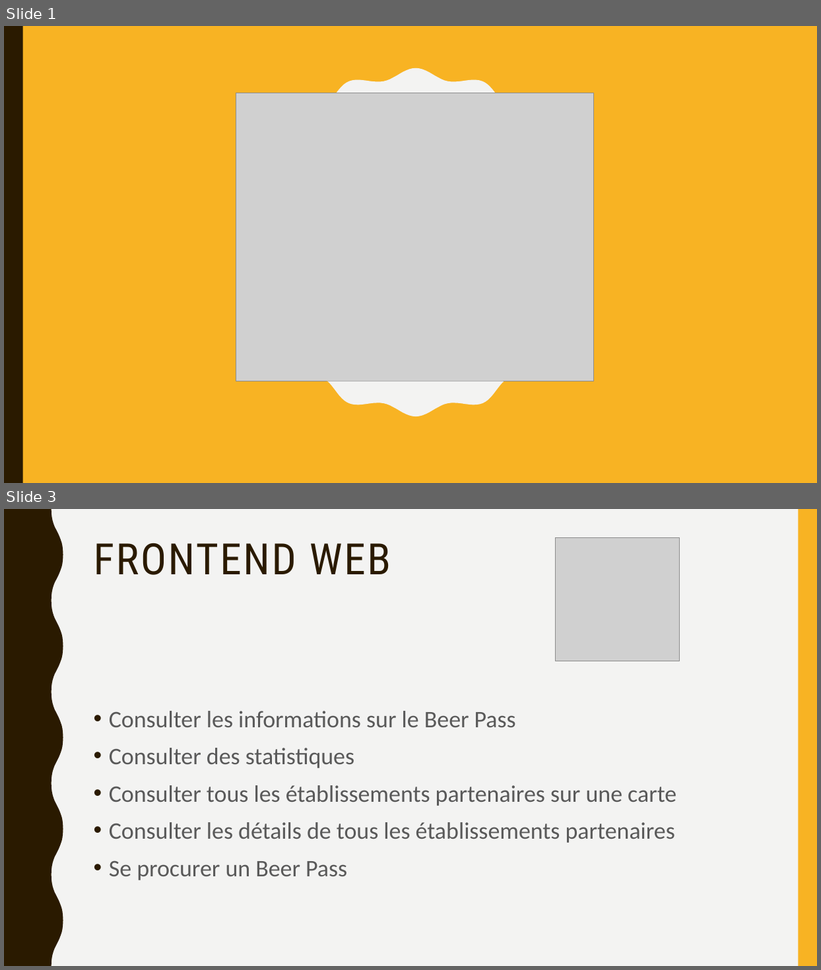
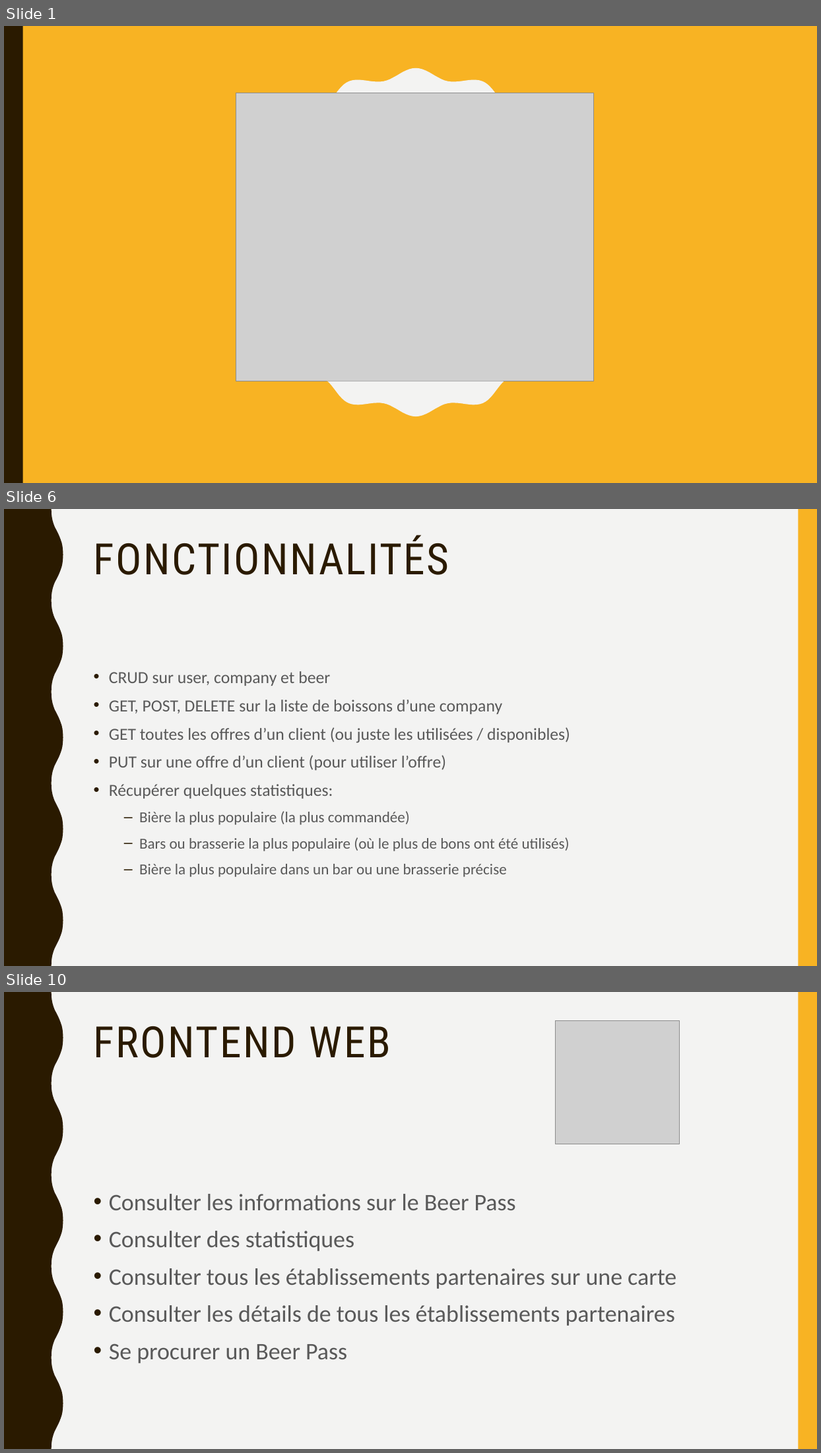
Before and after one commit to Nooka10/ProjetScala, a slide deck: Presentation_BeerPass.pptx. Shown one above the other, each under a label of ours: slides 1 and 3 before the commit, slides 1, 6 and 10 after it; the slides between them are not shown. The pictures are 821x970 and 821x1453 pixels, drawn with LibreOffice and Linux fonts; fonts in the diff are those of the drawing; grey boxes stand for pictures; background and template pictures are left out. Boxes give left, top, right and bottom in pixels: in the first picture for what was removed or moved away, otherwise in the second. Text is boxed around its words. In the diff, an @@ line names an element or a change of style, - is before the commit and + after.

Commit message:
Update presentation

```diff
--- a/Presentation_BeerPass.pptx
+++ b/Presentation_BeerPass.pptx
@@ slide 6 added at (x1=4, y1=509, x2=817, y2=966), background #F3F3F2; not listed: 2 template elements that a slide beside it also shows @@
@@ title added at (x1=94, y1=535, x2=450, y2=575), 51 pt, text #2A1A00 @@
+FONCTIONNALITÉS
@@ text added at (x1=109, y1=671, x2=570, y2=877), 20 pt, text #595959 @@
+• CRUD sur user, company et beer
+• GET, POST, DELETE sur la liste de boissons d’une company
+• GET toutes les offres d’un client (ou juste les utilisées / disponibles)
+• PUT sur une offre d’un client (pour utiliser l’offre)
+• Récupérer quelques statistiques:
+  – Bière la plus populaire (la plus commandée)
+  – Bars ou brasserie la plus populaire (où le plus de bons ont été utilisés)
+  – Bière la plus populaire dans un bar ou une brasserie précise
@@ what was slide 3 is now slide 10 @@
```
Also in this commit, not shown: 8 other slides added.
